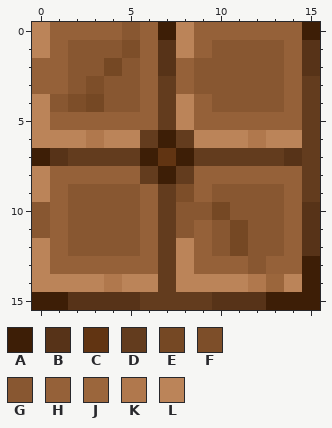
One commit to this pixel-art sprite: assets/floortile1.png. The picture above is the old version.
The file is 16x16 pixels. Colours within 5 levels of each other are drawn and written as one.
Palette (. is transparent): A #3d1e06  B #573318  C #613412  D #633c1e  E #754824  F #7d4e29  G #885731  H #956139  J #9b663c  K #b0784d  L #bb8459
Pixels before, first column x 0:
 0 LHHHHGHALHHHHHHA
 1 LHGGGFHBLHGGGGHB
 2 HHGGEGHBHGGGGGHB
 3 HHGFGGHDHGGGGGHD
 4 LGFEGGHDLHGGGGHD
 5 LHHHHHHDLHHHHHHD
 6 LLLKLLDADLLLKLLD
 7 ABDDDDACADDDDDBD
 8 LHHHHHDADHHHHHHD
 9 LHGGGGHDFHGGGGHD
10 GHGGGGHDGGEGGGHB
11 GHGGGGHDGHGEGGHB
12 LHGGGGHDLHGEGGHB
13 LHHHHHHDLHHHGHHA
14 LLLLKLLDLLLLKJLA
15 AABBBBDDDDBBBAAA
The same view after the edit:
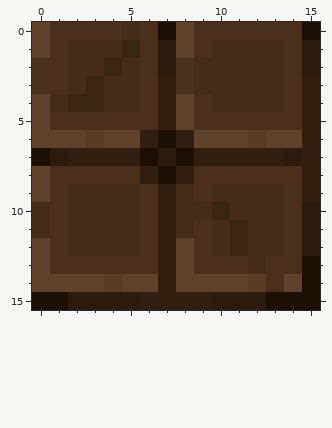
Diff:
colour A: #3d1e06 -> #1e0f03
colour B: #573318 -> #2c1a0c
colour D: #633c1e -> #321e0f
colour E: #754824 -> #3a2412
colour G: #885731 -> #442c18
colour H: #956139 -> #4a301c
colour K: #b0784d -> #583c26
colour L: #bb8459 -> #5e422c
y 1: x 5 F -> E
y 3: x 3 F -> E
y 4: x 2 F -> E
y 7: x 7 C -> B
y 9: x 8 F -> G
y 14: x 13 J -> H
